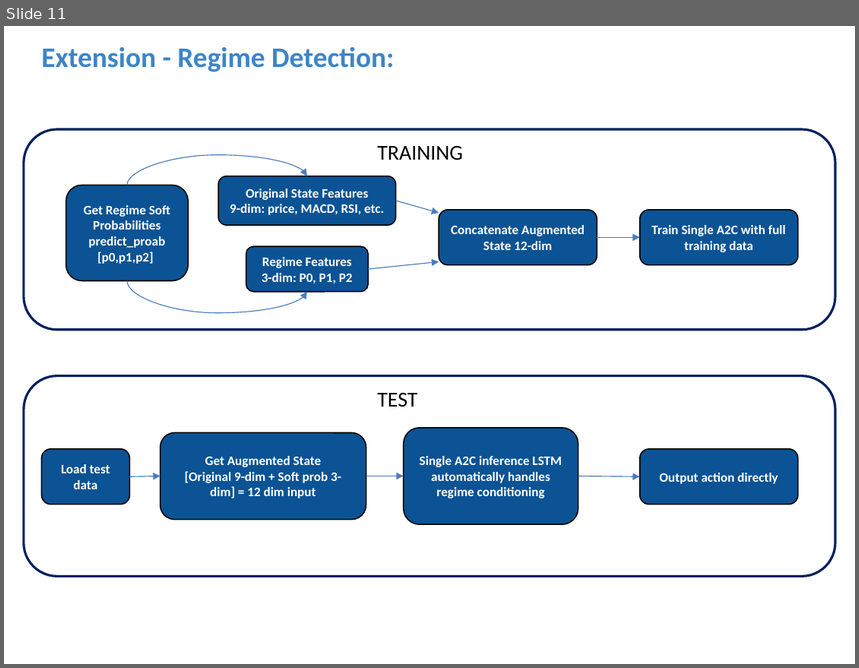
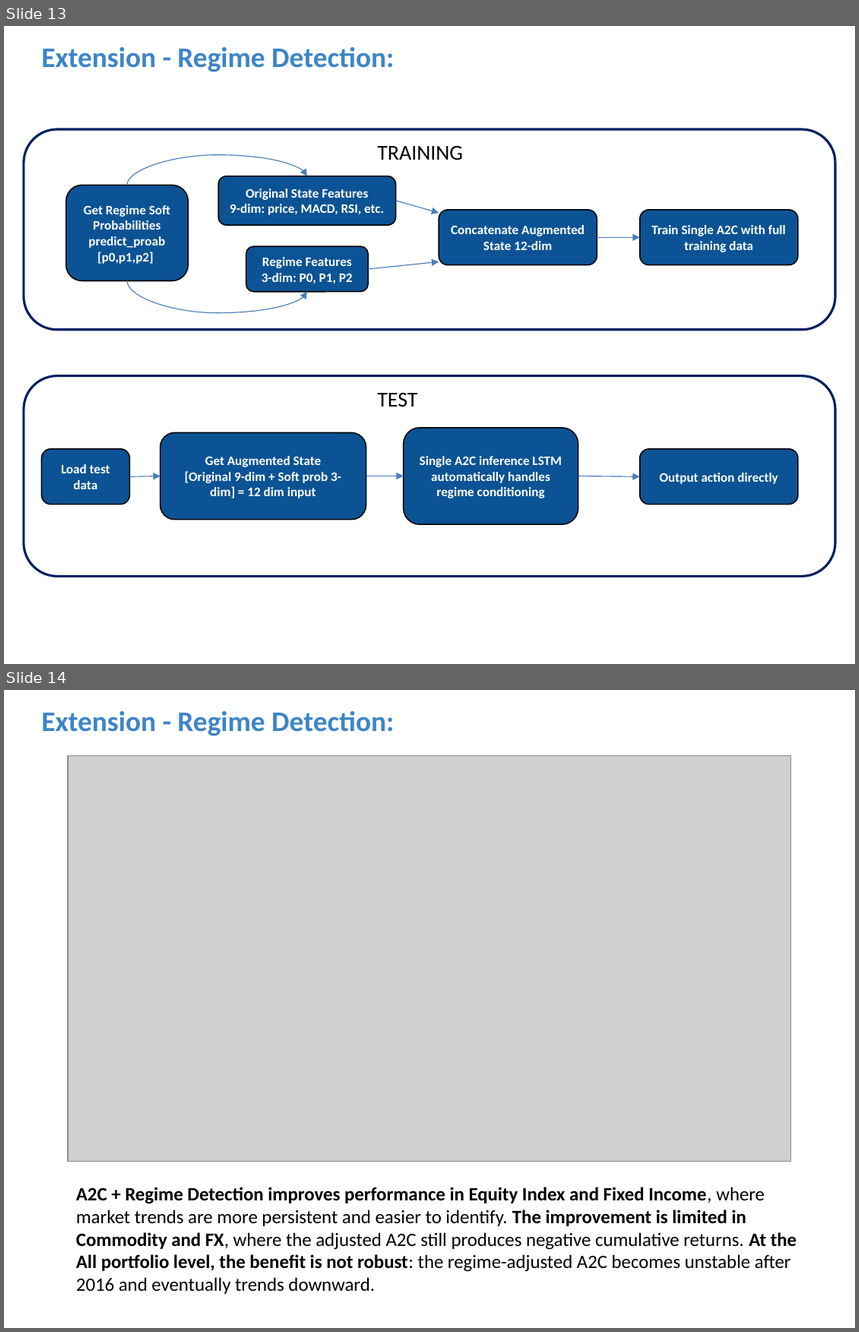
Before and after one commit to C-CU-2025-Fall/IEOR4733_Project, a slide deck: 伦钰婷做PPT要用的素材/DL_presentation_v2.4.pptx. Shown one above the other, each under a label of ours: slide 11 before the commit, slides 13 and 14 after it. The pictures are 859x668 and 859x1332 pixels, drawn with LibreOffice and Linux fonts; fonts in the diff are those of the drawing; grey boxes stand for pictures. Boxes give left, top, right and bottom in pixels: in the first picture for what was removed or moved away, otherwise in the second. Text is boxed around its words. In the diff, an @@ line names an element or a change of style, - is before the commit and + after.

```diff
--- a/伦钰婷做PPT要用的素材/DL_presentation_v2.4.pptx
+++ b/伦钰婷做PPT要用的素材/DL_presentation_v2.4.pptx
@@ slide 14 added at <box>4,690,855,1328</box>, background #FFFFFF @@
@@ text added at <box>41,711,394,736</box>, 24 pt, text #3D85C6, bold @@
+Extension - Regime Detection:
@@ picture added at <box>68,755,791,1161</box> @@
@@ text added at <box>76,1187,797,1294</box>, 16 pt, text #000000 @@
+A2C + Regime Detection improves performance in Equity Index and Fixed Income, where market trends are more persistent and easier to identify. The improvement is limited in Commodity and FX, where the adjusted A2C still produces negative cumulative returns. At the All portfolio level, the benefit is not robust: the regime-adjusted A2C becomes unstable after 2016 and eventually trends downward.
@@ what was slide 11 is now slide 13 @@
```
Also in this commit, not shown: 1 slide changed, 2 other slides added, 6 other files.
